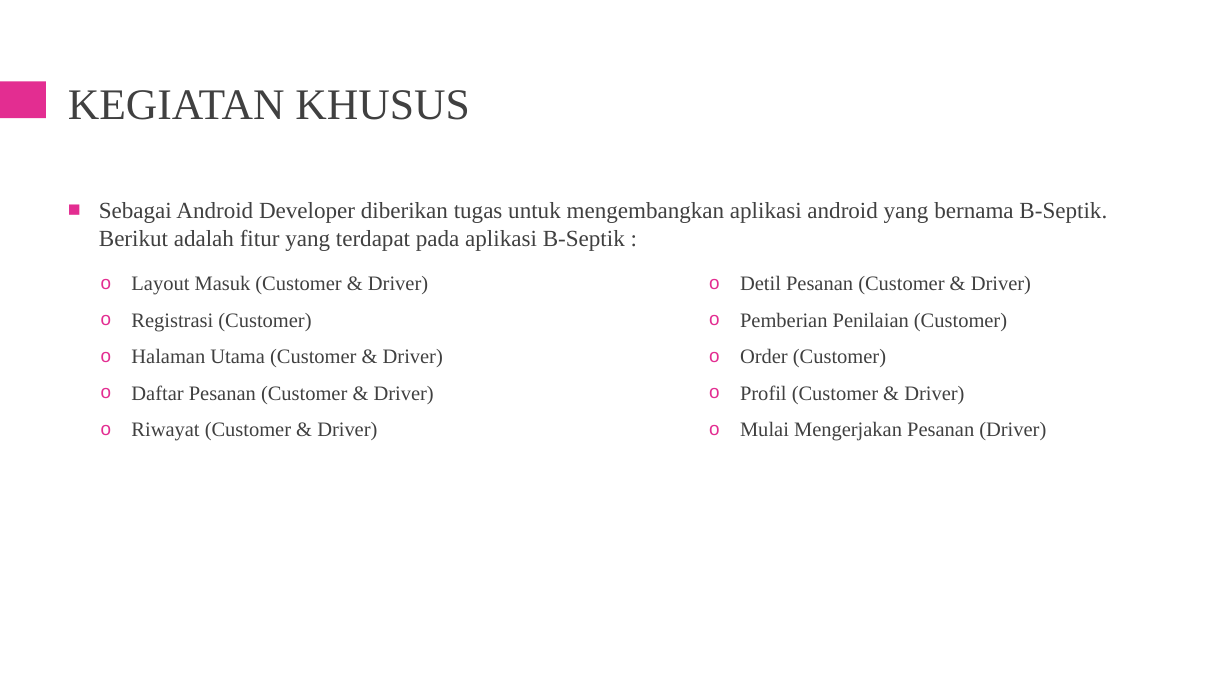
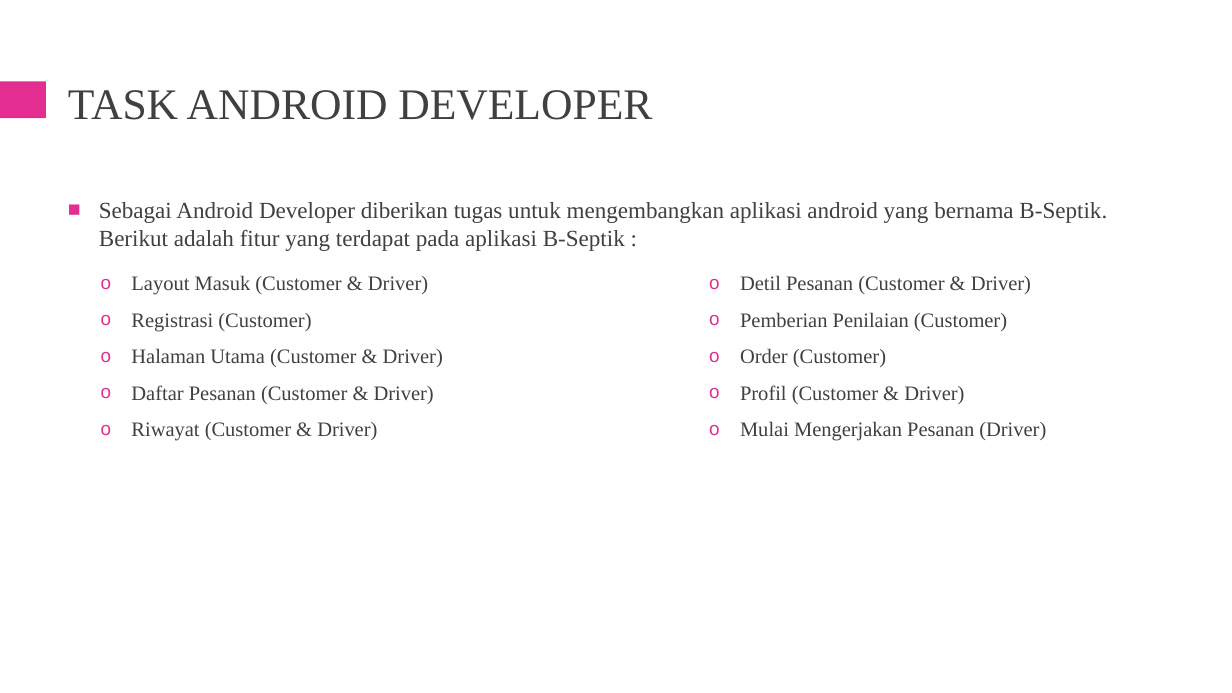
Before and after one commit to palindungan/file_penting_cadangan, a slide deck: slide 5 of PKL Industri 2020/magang_ppt.pptx. Drawn at 1232x693 pixels with LibreOffice and Linux fonts; fonts in the diff are those of the drawing. Boxes give left, top, right and bottom in pixels: in the first picture for what was removed or moved away, otherwise in the second. Text is boxed around its words. In the diff, an @@ line names an element or a change of style, - is before the commit and + after.

```diff
--- a/PKL Industri 2020/magang_ppt.pptx
+++ b/PKL Industri 2020/magang_ppt.pptx
@@ title at [68, 90, 652, 120]: text changed @@
-KEGIATAN KHUSUS
+TASK ANDROID DEVELOPER
```
Also in this commit, not shown: 1 slide removed.
